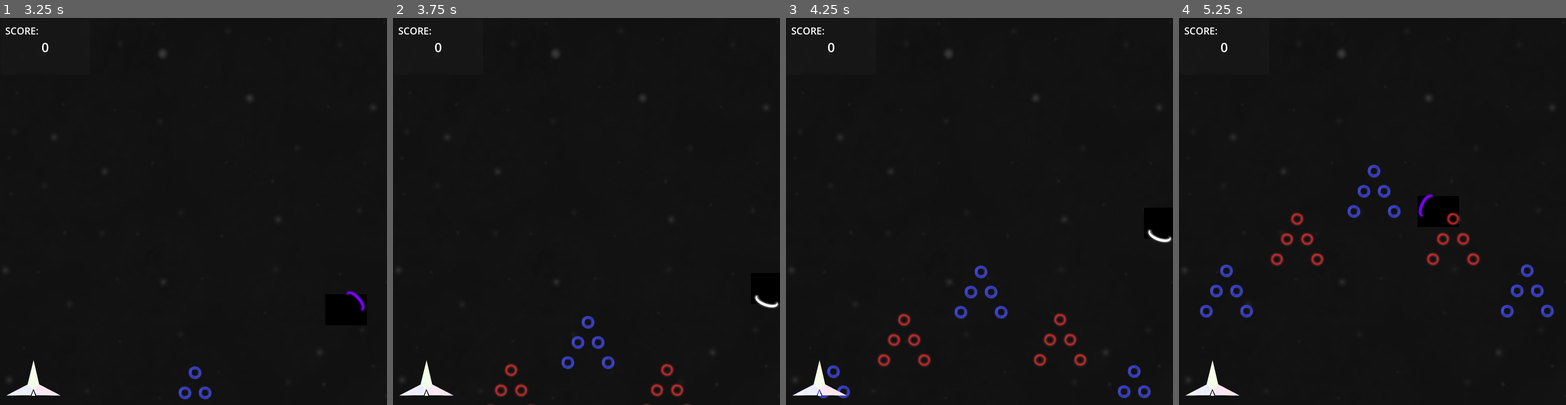
Above: before the commit, frames 1-4 (left to right).
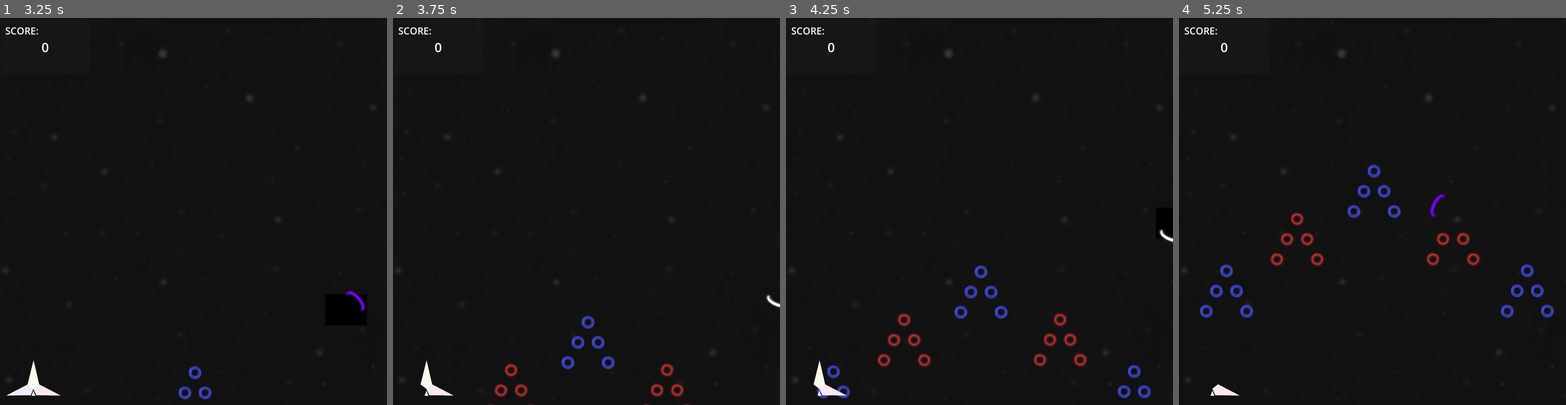
Above: after the commit, the same moments.

Repository: Restra9423/Jamfest-Spring-2026
Game: Godot game, scene res://UI/title.tscn
Same seed, same stepped clock (60 frames per second), same inputs: the game is played once before the commit and once after it.
Inputs (mouse positions are in pixels of both pictures, inside the frame that each line leads up to):
- Up to frame 1 (3.25 s): click "Start" at 0.5 s; tap Enter at 1.25 s; move the mouse to (278, 192) at 1.27 s; hold D (Right) 1.28-2.03 s; click (278, 192) at 1.35 s; move the mouse to (116, 230) at 2.02 s; hold S (Down) 2.03-2.78 s; click (116, 230) at 2.1 s; move the mouse to (232, 126) at 2.77 s; hold D (Right) from 2.78 s (still down); click (232, 126) at 2.85 s
- Up to frame 2 (3.75 s): move the mouse to (567, 288) at 3.52 s; release D (Right) at 3.53 s; hold W (Up) from 3.53 s (still down); click (567, 288) at 3.6 s
- Up to frame 3 (4.25 s): keep holding W (Up)
- Up to frame 4 (5.25 s): move the mouse to (1488, 269) at 4.27 s; release W (Up) at 4.28 s; hold A (Left) from 4.28 s (still down); click (1488, 269) at 4.35 s; move the mouse to (1256, 153) at 5.02 s; click (1256, 153) at 5.1 s

Frame 1 is identical in both runs. In frame 2, 0.2% of the frame differs, in the area x 1-100%, y 68-98%; in frame 3, 0.2%; in frame 4, 0.5%, in the area x 1-73%, y 45-98%.

Commit message:
Updated mouse mode + parry fix
Mouse mode is now Captured, parried bullets can now ACTUALLY no longer damage the player, also made minor despawn time changes to a couple bullet patterns.

Diff:
--- a/Prefabs/Bullet Patterns/ParryCirclePattern1.tscn
+++ b/Prefabs/Bullet Patterns/ParryCirclePattern1.tscn
@@ -11,73 +11,73 @@
 position = Vector2(1500, -2)
 angle = 180.0
 isParryable = true
-timeToDestroy = 8.5
+timeToDestroy = 20.0
 
 [node name="Bullet2" parent="." unique_id=658920638 instance=ExtResource("1_3mqx0")]
 position = Vector2(1299.0381, -750)
 angle = 150.0
 isParryable = true
-timeToDestroy = 8.5
+timeToDestroy = 20.0
 
 [node name="Bullet3" parent="." unique_id=197878993 instance=ExtResource("1_3mqx0")]
 position = Vector2(749.99994, -1299.0382)
 angle = 120.0
 isParryable = true
-timeToDestroy = 8.5
+timeToDestroy = 20.0
 
 [node name="Bullet4" parent="." unique_id=836309892 instance=ExtResource("1_3mqx0")]
 position = Vector2(-6.556708e-05, -1500)
 angle = 90.0
 isParryable = true
-timeToDestroy = 8.5
+timeToDestroy = 20.0
 
 [node name="Bullet5" parent="." unique_id=1449111625 instance=ExtResource("1_3mqx0")]
 position = Vector2(-750.0001, -1299.038)
 scale = Vector2(0.99999994, 0.99999994)
 angle = 60.0
 isParryable = true
-timeToDestroy = 8.5
+timeToDestroy = 20.0
 
 [node name="Bullet6" parent="." unique_id=227431674 instance=ExtResource("1_3mqx0")]
 position = Vector2(-1299.0383, -749.9998)
 scale = Vector2(0.99999994, 0.99999994)
 angle = 30.0
 isParryable = true
-timeToDestroy = 8.5
+timeToDestroy = 20.0
 
 [node name="Bullet7" parent="." unique_id=1252134906 instance=ExtResource("1_3mqx0")]
 position = Vector2(-1500, 0.00021458855)
 isParryable = true
-timeToDestroy = 8.5
+timeToDestroy = 20.0
 
 [node name="Bullet8" parent="." unique_id=779691455 instance=ExtResource("1_3mqx0")]
 position = Vector2(-1299.038, 750.0001)
 scale = Vector2(0.99999994, 0.99999994)
 angle = 330.0
 isParryable = true
-timeToDestroy = 8.5
+timeToDestroy = 20.0
 
 [node name="Bullet9" parent="." unique_id=160290608 instance=ExtResource("1_3mqx0")]
 position = Vector2(-749.9998, 1299.0383)
 scale = Vector2(0.99999994, 0.99999994)
 angle = 300.0
 isParryable = true
-timeToDestroy = 8.5
+timeToDestroy = 20.0
 
 [node name="Bullet10" parent="." unique_id=2101432283 instance=ExtResource("1_3mqx0")]
 position = Vector2(0.00019670124, 1500)
 angle = 270.0
 isParryable = true
-timeToDestroy = 8.5
+timeToDestroy = 20.0
 
 [node name="Bullet11" parent="." unique_id=1936893977 instance=ExtResource("1_3mqx0")]
 position = Vector2(750, 1299.0381)
 angle = 240.0
 isParryable = true
-timeToDestroy = 8.5
+timeToDestroy = 20.0
 
 [node name="Bullet12" parent="." unique_id=772545142 instance=ExtResource("1_3mqx0")]
 position = Vector2(1299.0382, 749.99994)
 angle = 210.0
 isParryable = true
-timeToDestroy = 8.5
+timeToDestroy = 20.0
--- a/Prefabs/Bullet Patterns/UnparryCirclePattern1.tscn
+++ b/Prefabs/Bullet Patterns/UnparryCirclePattern1.tscn
@@ -10,64 +10,64 @@
 [node name="Bullet" parent="." unique_id=979420319 instance=ExtResource("2_hvytg")]
 position = Vector2(1500, -2)
 angle = 180.0
-timeToDestroy = 8.5
+timeToDestroy = 20.0
 
 [node name="Bullet2" parent="." unique_id=658920638 instance=ExtResource("2_hvytg")]
 position = Vector2(1299.0381, -750)
 angle = 150.0
-timeToDestroy = 8.5
+timeToDestroy = 20.0
 
 [node name="Bullet3" parent="." unique_id=197878993 instance=ExtResource("2_hvytg")]
 position = Vector2(751, -1299)
 angle = 120.0
-timeToDestroy = 8.5
+timeToDestroy = 20.0
 
 [node name="Bullet4" parent="." unique_id=836309892 instance=ExtResource("2_hvytg")]
 position = Vector2(-6.556708e-05, -1500)
 angle = 90.0
-timeToDestroy = 8.5
+timeToDestroy = 20.0
 
 [node name="Bullet5" parent="." unique_id=1449111625 instance=ExtResource("2_hvytg")]
 position = Vector2(-750.0001, -1299.038)
 scale = Vector2(0.99999994, 0.99999994)
 angle = 60.0
-timeToDestroy = 8.5
+timeToDestroy = 20.0
 
 [node name="Bullet6" parent="." unique_id=227431674 instance=ExtResource("2_hvytg")]
 position = Vector2(-1299.0383, -749.9998)
 scale = Vector2(0.99999994, 0.99999994)
 angle = 30.0
-timeToDestroy = 8.5
+timeToDestroy = 20.0
 
 [node name="Bullet7" parent="." unique_id=1252134906 instance=ExtResource("2_hvytg")]
 position = Vector2(-1500, 0.00021458855)
-timeToDestroy = 8.5
+timeToDestroy = 20.0
 
 [node name="Bullet8" parent="." unique_id=779691455 instance=ExtResource("2_hvytg")]
 position = Vector2(-1299.038, 750.0001)
 scale = Vector2(0.99999994, 0.99999994)
 angle = 330.0
-timeToDestroy = 8.5
+timeToDestroy = 20.0
 
 [node name="Bullet9" parent="." unique_id=160290608 instance=ExtResource("2_hvytg")]
 position = Vector2(-749.9998, 1299.0383)
 scale = Vector2(0.99999994, 0.99999994)
 angle = 300.0
-timeToDestroy = 8.5
+timeToDestroy = 20.0
 
 [node name="Bullet10" parent="." unique_id=2101432283 instance=ExtResource("2_hvytg")]
 position = Vector2(0.00019670124, 1500)
 angle = 270.0
-timeToDestroy = 8.5
+timeToDestroy = 20.0
 
 [node name="Bullet11" parent="." unique_id=1936893977 instance=ExtResource("2_hvytg")]
 position = Vector2(750, 1299.0381)
 angle = 240.0
-timeToDestroy = 8.5
+timeToDestroy = 20.0
 
 [node name="Bullet12" parent="." unique_id=772545142 instance=ExtResource("2_hvytg")]
 position = Vector2(1299.0382, 749.99994)
 angle = 210.0
-timeToDestroy = 8.5
+timeToDestroy = 20.0
 
 [connection signal="tree_exiting" from="." to="." method="_on_tree_exiting"]
--- a/Prefabs/Player.tscn
+++ b/Prefabs/Player.tscn
@@ -12,9 +12,6 @@
 collision_layer = 2
 collision_mask = 4
 script = ExtResource("1_x3d5u")
-
-[node name="CollisionShape2D" type="CollisionShape2D" parent="." unique_id=253707334]
-shape = SubResource("CircleShape2D_b43ah")
 
 [node name="Area2D" type="Area2D" parent="." unique_id=1864975116]
 collision_layer = 2
--- a/Scripts/playerController.gd
+++ b/Scripts/playerController.gd
@@ -15,8 +15,6 @@
 @onready var iFrames : Timer = $iFrames
 @onready var parryLength : Timer = $ParryLength
 @onready var parryCooldown : Timer = $ParryCooldown
-
-
 
 #movement variables
 var speed = 650
@@ -41,10 +39,9 @@
 @export var scoreManager : Panel
 
 
-
 #start and update functions
 func _ready() -> void:
-	Input.set_mouse_mode(Input.MOUSE_MODE_CONFINED_HIDDEN)
+	Input.set_mouse_mode(Input.MOUSE_MODE_CAPTURED)
 
 func _process(delta: float) -> void:
 	#death state check
@@ -87,13 +84,13 @@
 
 #collision functions
 func _on_area_2d_body_entered(_body: Node2D) -> void:
-	if (!_body.isParried):
 		hurt()
 
 func _on_area_2d_area_entered(area: Area2D) -> void:
 	print("bullet collision")
-	hurt()
-	area.queue_free()
+	if (!area.parriedBullet):
+		hurt()
+		area.queue_free()
 
 func _on_parry_zone_area_entered(area: Area2D) -> void:
 	print("bullet in parry zone")
